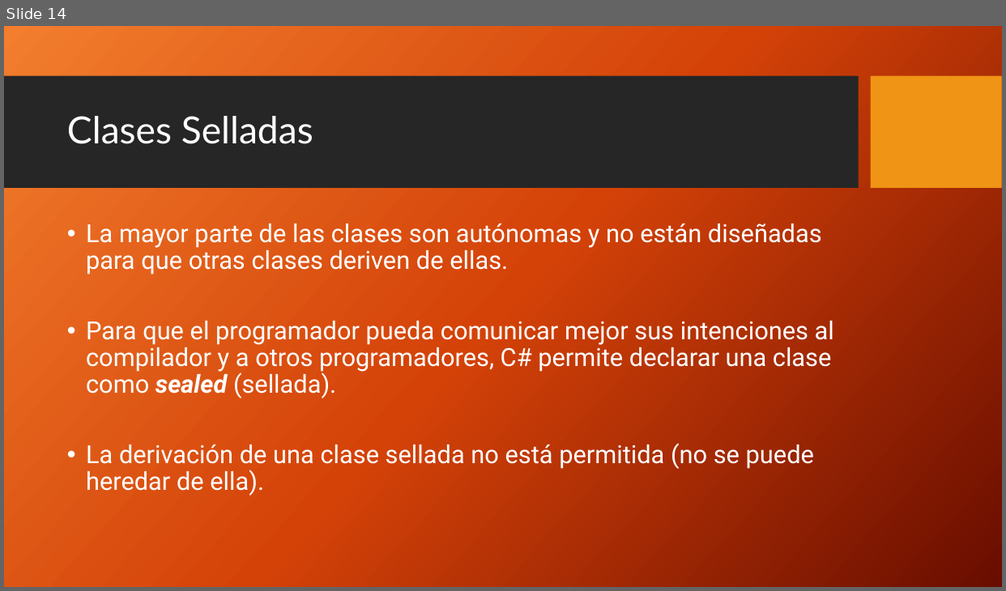
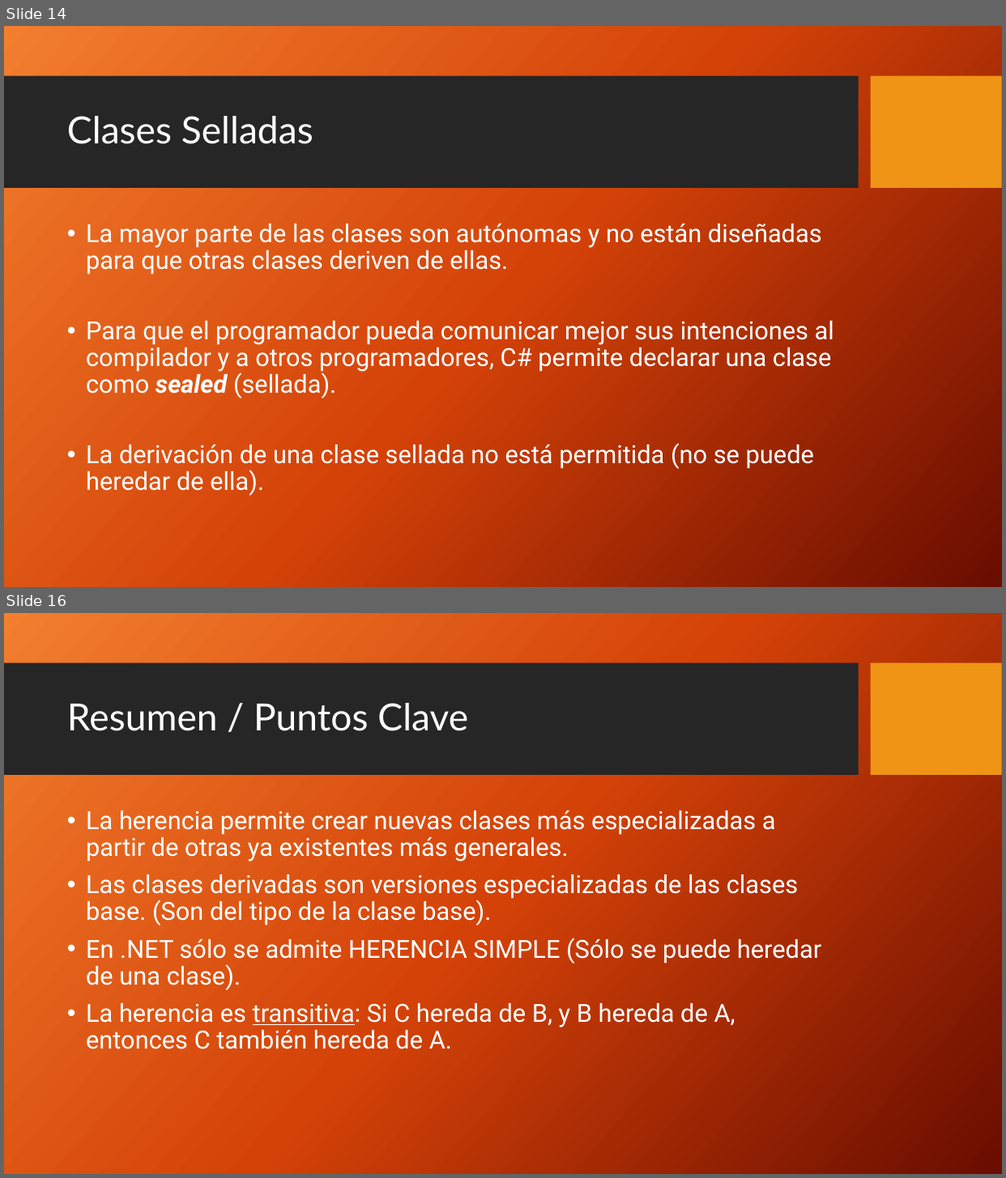
Before and after one commit to FedeDavila1984/utn_prog_y_lab_II, a slide deck: PPTs/ProgramacionII_Clase_09-2018.pptx. Shown one above the other, each under a label of ours: slide 14 before the commit, slides 14 and 16 after it; the slides between them are not shown. The pictures are 1006x591 and 1006x1178 pixels, drawn with LibreOffice and Linux fonts; fonts in the diff are those of the drawing; background and template pictures are left out. Boxes give left, top, right and bottom in pixels: in the first picture for what was removed or moved away, otherwise in the second. Text is boxed around its words. In the diff, an @@ line names an element or a change of style, - is before the commit and + after.

```diff
--- a/PPTs/ProgramacionII_Clase_09-2018.pptx
+++ b/PPTs/ProgramacionII_Clase_09-2018.pptx
@@ slide 16 added at [4,613,1002,1174], background picture (left out); not listed: 2 template elements that a slide beside it also shows @@
@@ title added at [67,703,468,731], 36 pt, text #FFFFFF @@
+Resumen / Puntos Clave
@@ text added at [86,811,821,1050], 24 pt, text #FFFFFF @@
+• La herencia permite crear nuevas clases más especializadas a partir de otras ya existentes más generales.
+• Las clases derivadas son versiones especializadas de las clases base. (Son del tipo de la clase base).
+• En .NET sólo se admite HERENCIA SIMPLE (Sólo se puede heredar de una clase).
+• La herencia es transitiva: Si C hereda de B, y B hereda de A, entonces C también hereda de A.
```
Also in this commit, not shown: 1 slide changed, 2 other slides added, 9 other files.
